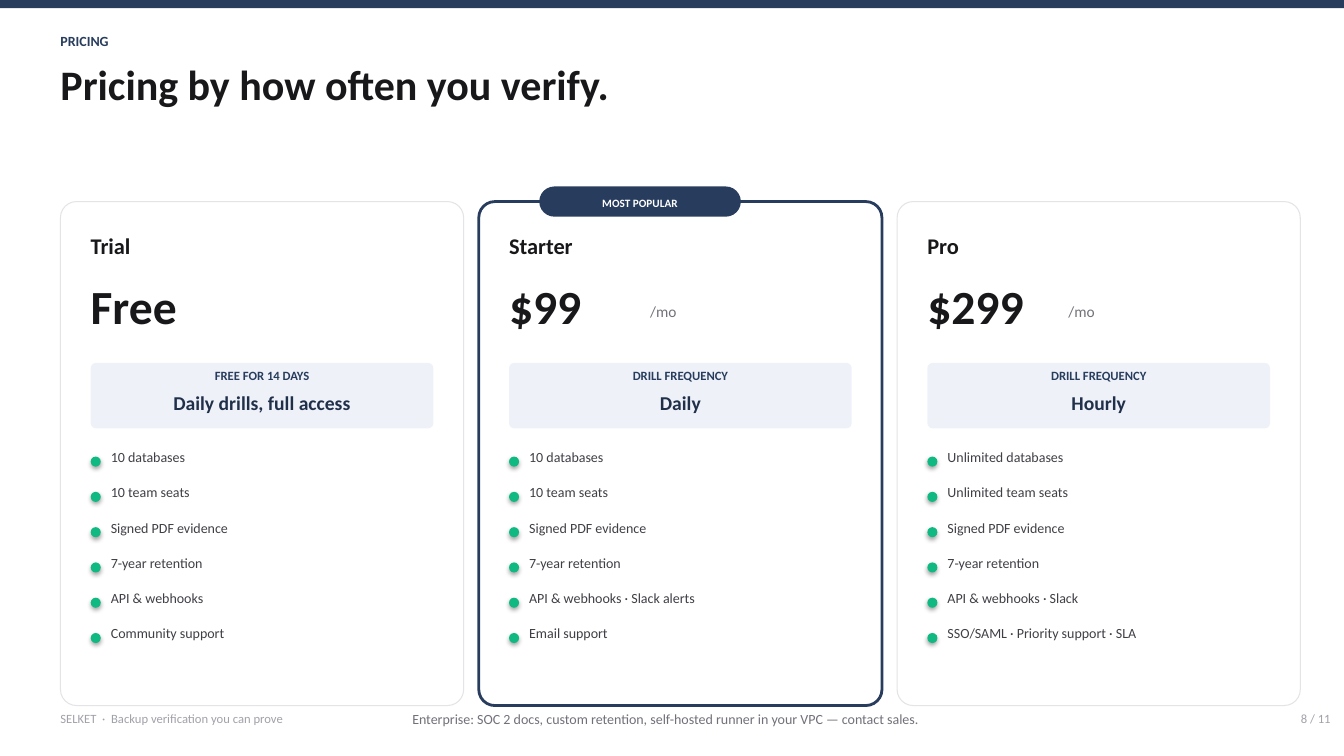
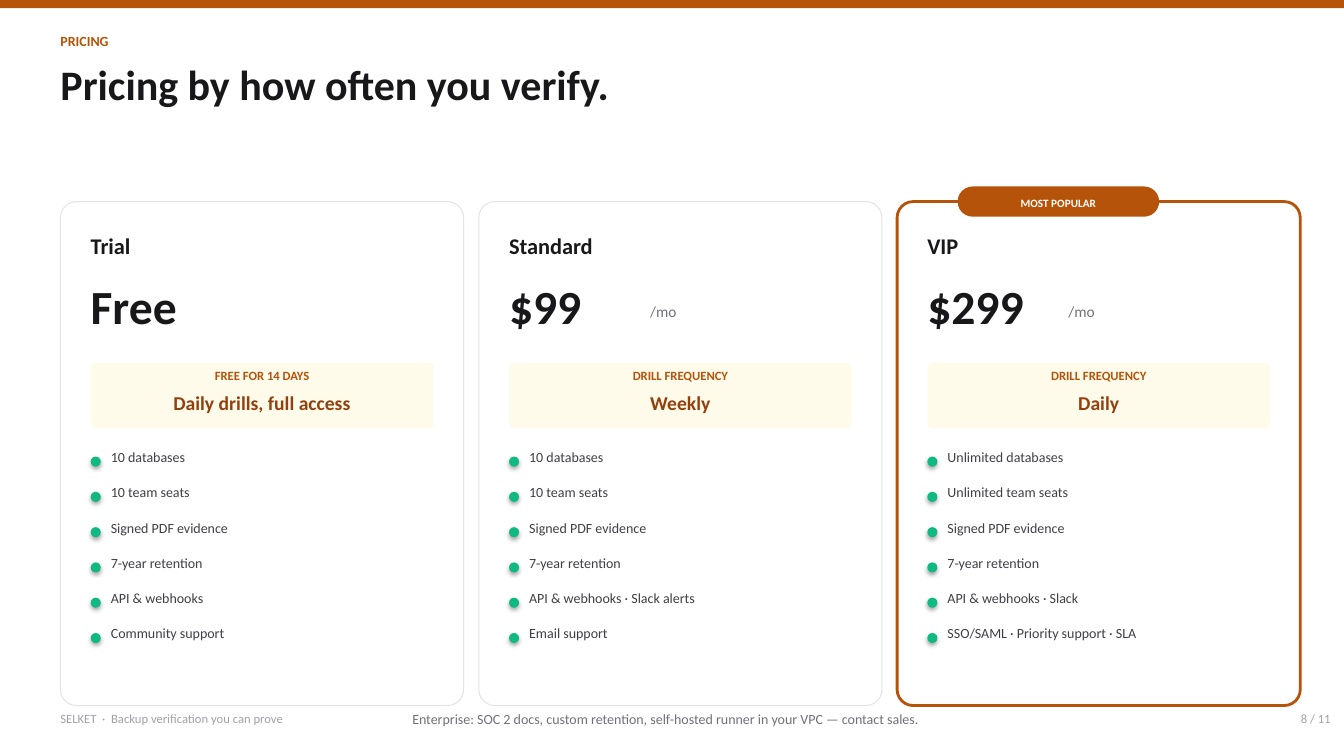
Before and after one commit to PreShotCome/Dokas, a slide deck: slide 8 of docs/presentations/Selket_Investor_Deck.pptx. Drawn at 1344x756 pixels with LibreOffice and Linux fonts; fonts in the diff are those of the drawing. Boxes give left, top, right and bottom in pixels: in the first picture for what was removed or moved away, otherwise in the second. Text is boxed around its words. In the diff, an @@ line names an element or a change of style, - is before the commit and + after.

```diff
--- a/docs/presentations/Selket_Investor_Deck.pptx
+++ b/docs/presentations/Selket_Investor_Deck.pptx
@@ rectangle at bbox=[0, 0, 1344, 8]: fill #283C5D to #B45309 @@
@@ rounded rectangle at bbox=[479, 202, 882, 706]: outline #283C5D 2 pt to #E4E4E7 0.75 pt @@
@@ rounded rectangle removed at bbox=[539, 187, 741, 217] @@
@@ rounded rectangle at bbox=[897, 202, 1301, 706]: outline #E4E4E7 0.75 pt to #B45309 2 pt @@
@@ text "MOST POPULAR": place and size @@
-text "MOST POPULAR" at bbox=[602, 199, 678, 207]
+text "MOST POPULAR" at bbox=[1021, 199, 1096, 207]
@@ rounded rectangle added at bbox=[958, 187, 1159, 217], fill #B45309 @@
@@ text at bbox=[509, 238, 593, 254]: text changed @@
-Starter
+Standard
@@ text at bbox=[927, 239, 958, 254]: text changed @@
-Pro
+VIP
@@ text colour #283C5D to #B45309 in 4 elements at bbox=[60, 36, 108, 46], bbox=[215, 371, 310, 380], bbox=[1051, 371, 1146, 382], bbox=[633, 371, 728, 382] @@
@@ fill #EEF2F8 to #FFFBEB in 3 elements at bbox=[91, 363, 434, 429], bbox=[928, 363, 1270, 429], bbox=[509, 363, 852, 429] @@
@@ text "Daily drills, full access" at bbox=[173, 396, 351, 413]: text colour #21304A to #92400E @@
@@ text at bbox=[650, 396, 710, 413]: text changed; text colour #21304A to #92400E @@
-Daily
+Weekly
@@ text at bbox=[1078, 396, 1119, 413]: text changed; text colour #21304A to #92400E @@
-Hourly
+Daily
```
Also in this commit, not shown: 10 other slides changed, 6 other files.
